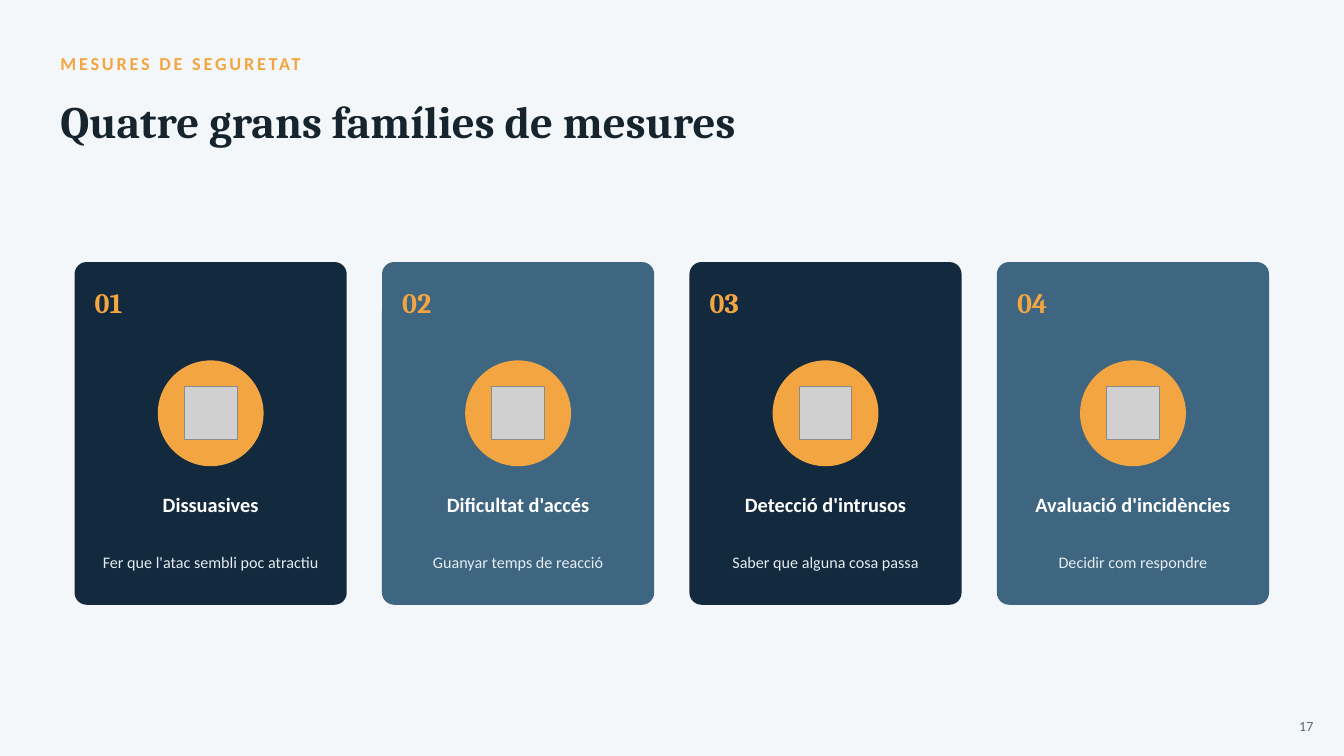
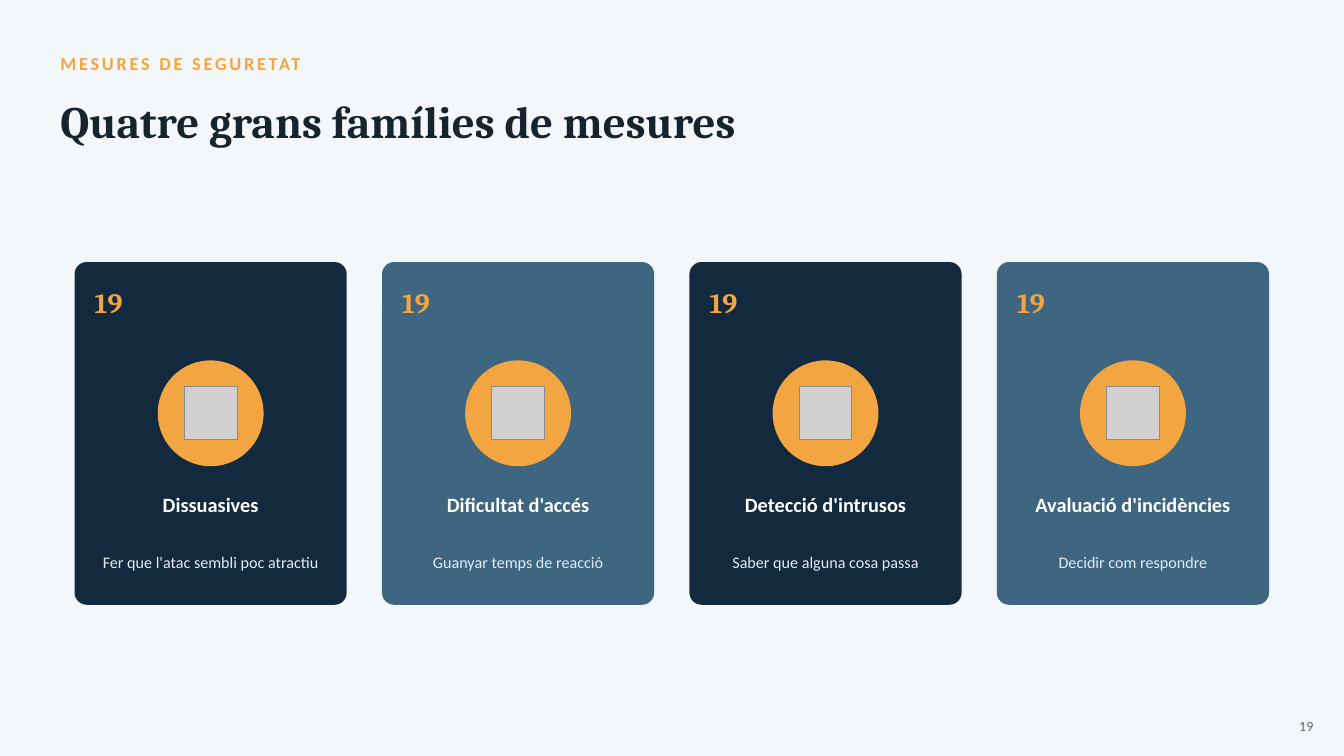
Before and after one commit to joansanchezescudero/SMX_0226_Seguretat_Informatica, a slide deck: slide 19 of RA1 - Seguretat passiva/AA1 - Seguretat passiva/RA1_AA1_Seguretat_Passiva.pptx (slide 17 before the commit). Drawn at 1344x756 pixels with LibreOffice and Linux fonts; fonts in the diff are those of the drawing; grey boxes stand for pictures. Boxes give left, top, right and bottom in pixels: in the first picture for what was removed or moved away, otherwise in the second. Text is boxed around its words. In the diff, an @@ line names an element or a change of style, - is before the commit and + after.

```diff
--- a/RA1 - Seguretat passiva/AA1 - Seguretat passiva/RA1_AA1_Seguretat_Passiva.pptx
+++ b/RA1 - Seguretat passiva/AA1 - Seguretat passiva/RA1_AA1_Seguretat_Passiva.pptx
@@ text at (x1=95, y1=294, x2=123, y2=313): text changed @@
-01
+19
@@ text at (x1=402, y1=294, x2=430, y2=313): text changed @@
-02
+19
@@ text at (x1=710, y1=294, x2=738, y2=313): text changed @@
-03
+19
@@ text at (x1=1017, y1=294, x2=1045, y2=313): text changed @@
-04
+19
@@ text at (x1=1299, y1=722, x2=1313, y2=731): text changed @@
-17
+19
```
Also in this commit, not shown: 7 other slides changed, 4 slides added, 13 other files.
